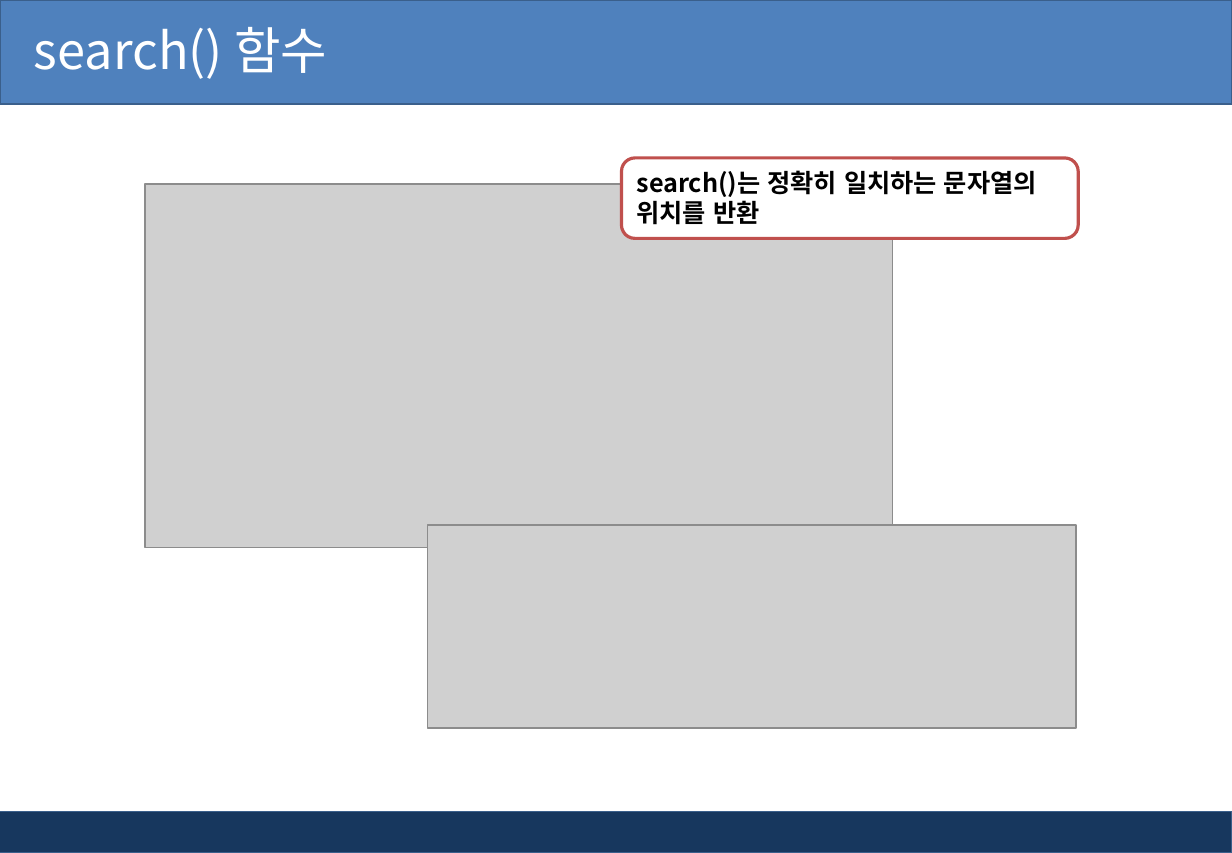
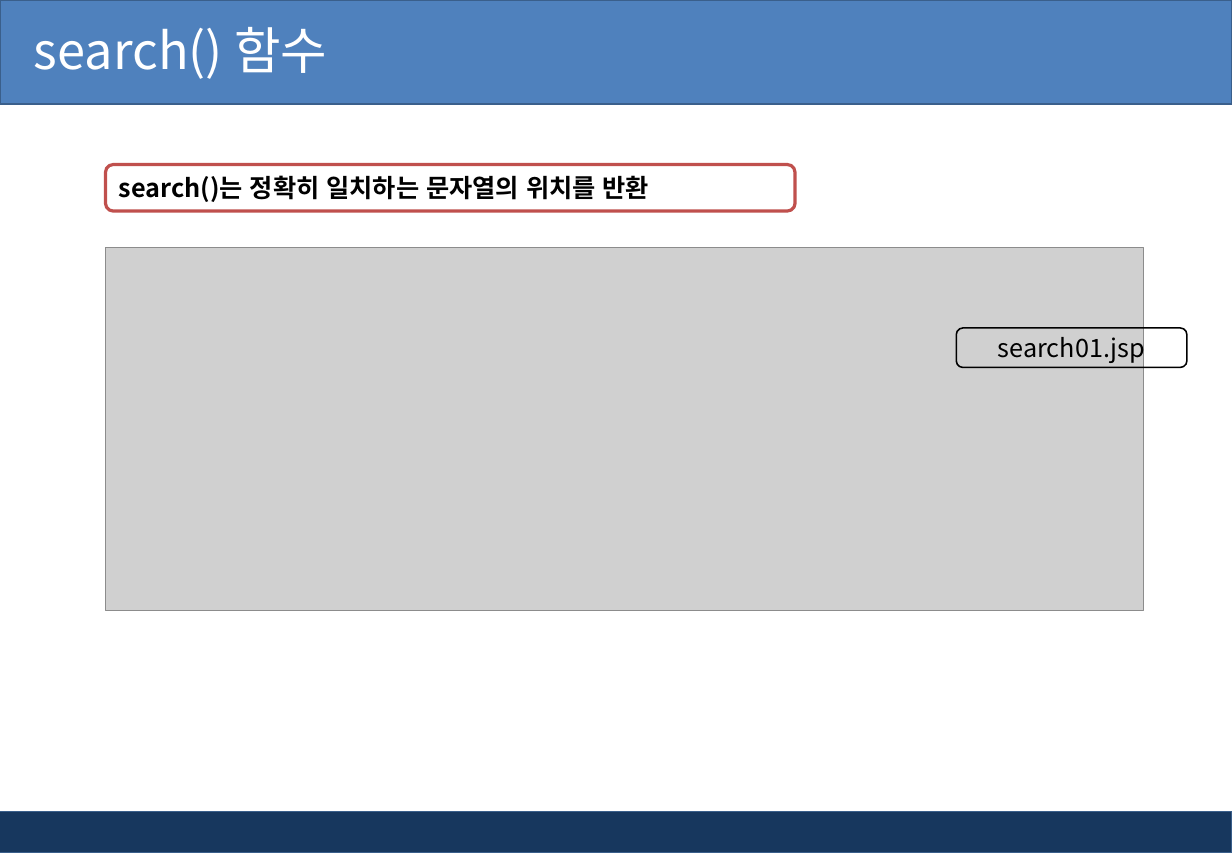
Before and after one commit to pshho/ngreen_project, a slide deck: slide 28 of jspWorks/자료/jsp_ppt/6장. jsp 유효성검사와 정규표현식.pptx. Drawn at 1232x853 pixels with LibreOffice and Linux fonts; fonts in the diff are those of the drawing; grey boxes stand for pictures; background and template pictures are left out. Boxes give left, top, right and bottom in pixels: in the first picture for what was removed or moved away, otherwise in the second. Text is boxed around its words. In the diff, an @@ line names an element or a change of style, - is before the commit and + after.

```diff
--- a/jspWorks/자료/jsp_ppt/6장. jsp 유효성검사와 정규표현식.pptx
+++ b/jspWorks/자료/jsp_ppt/6장. jsp 유효성검사와 정규표현식.pptx
@@ rounded rectangle "search()는 정확히 일치하는 문자열의 위치를 ...": place and size @@
-rounded rectangle "search()는 정확히 일치하는 문자열의 위치를 ..." at [621,158,1078,239]
+rounded rectangle "search()는 정확히 일치하는 문자열의 위치를 ..." at [106,165,795,212]
@@ picture: place and size @@
-picture at [144,184,892,548]
+picture at [106,248,1144,611]
@@ rounded rectangle added at [957,328,1188,367], outline #000000 1 pt, 16 pt, text #000000 @@
+search01.jsp
@@ picture removed at [428,526,1076,729] @@
```
Also in this commit, not shown: 5 other slides changed, 2 slides removed, 26 other files.
